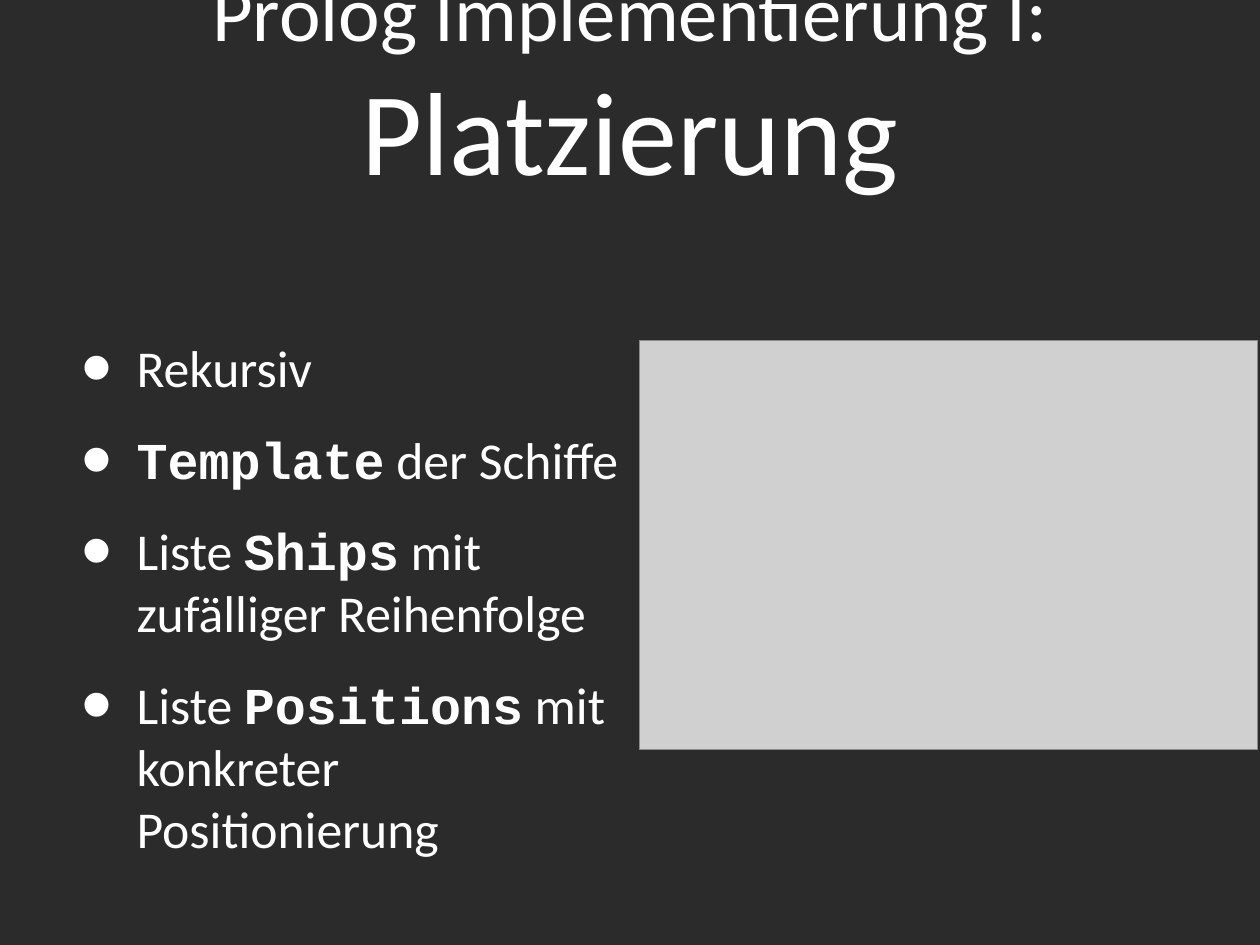
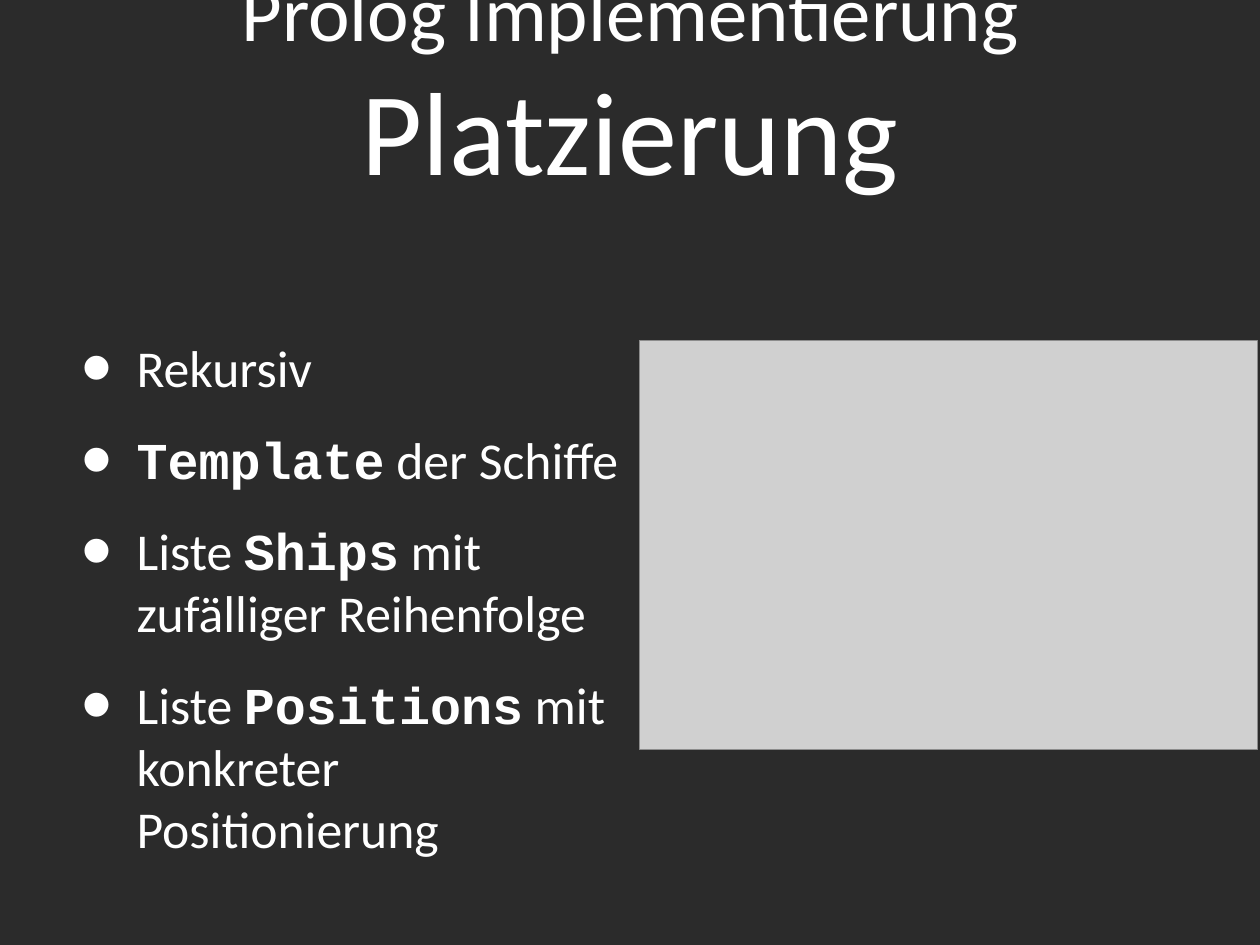
Before and after one commit to novac045/ai-battleship, a slide deck: slide 11 of Präsentation/Präsentation_PPT.ppt. Drawn at 1260x945 pixels with LibreOffice and Linux fonts; fonts in the diff are those of the drawing; grey boxes stand for pictures; background and template pictures are left out; a plain dark background stands for a picture behind light text. Boxes give left, top, right and bottom in pixels: in the first picture for what was removed or moved away, otherwise in the second. Text is boxed around its words. In the diff, an @@ line names an element or a change of style, - is before the commit and + after.

```diff
--- a/Präsentation/Präsentation_PPT.ppt
+++ b/Präsentation/Präsentation_PPT.ppt
@@ title at box(242, 0, 1018, 196): text changed @@
-Prolog Implementierung I:
-Platzierung
+Prolog Implementierung
+Platzierung
```
Also in this commit, not shown: 5 other slides changed, 2 other files.
